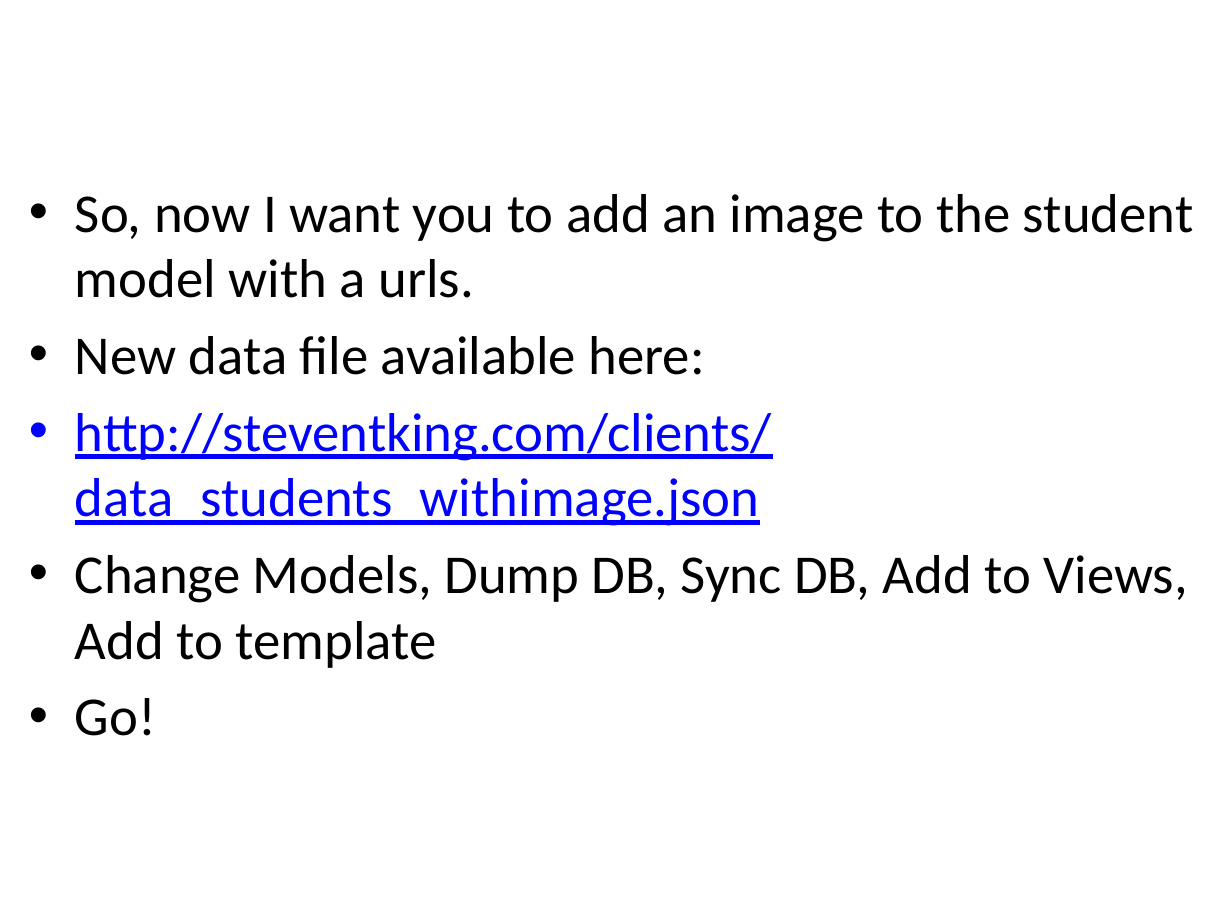
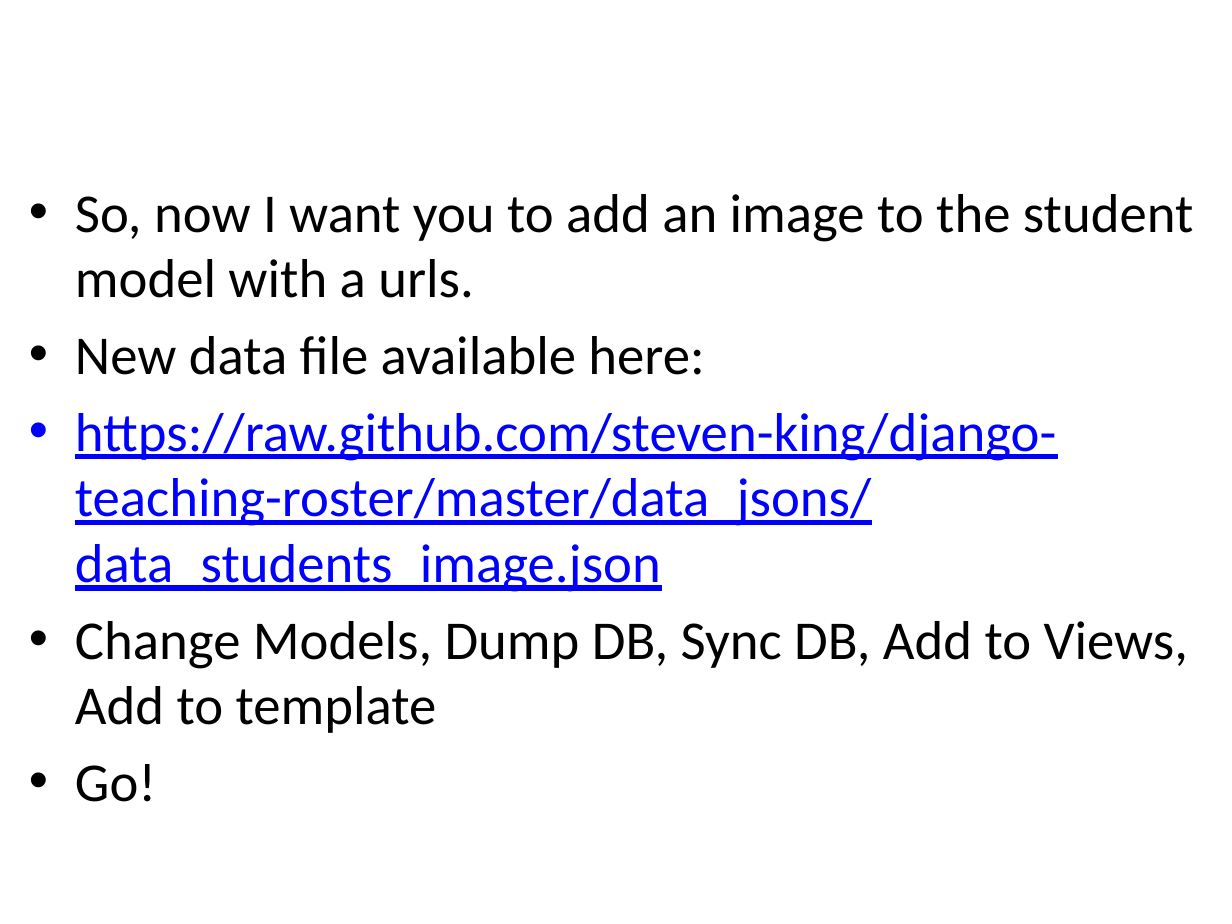
Before and after one commit to steven-king/j583, a slide deck: slide 30 of Class11_django_templates2/django_templates_part2.pptx. Drawn at 1232x924 pixels with LibreOffice and Linux fonts; fonts in the diff are those of the drawing. Boxes give left, top, right and bottom in pixels: in the first picture for what was removed or moved away, otherwise in the second. Text is boxed around its words. In the diff, an @@ line names an element or a change of style, - is before the commit and + after.

Commit message:
updating ppt for data files

```diff
--- a/Class11_django_templates2/django_templates_part2.pptx
+++ b/Class11_django_templates2/django_templates_part2.pptx
@@ text at <box>75,413,1056,592</box>: text changed @@
-• http://steventking.com/clients/data_students_withimage.json
+• https://raw.github.com/steven-king/django-teaching-roster/master/data_jsons/data_students_image.json
```
Also in this commit, not shown: 1 other slide changed.
